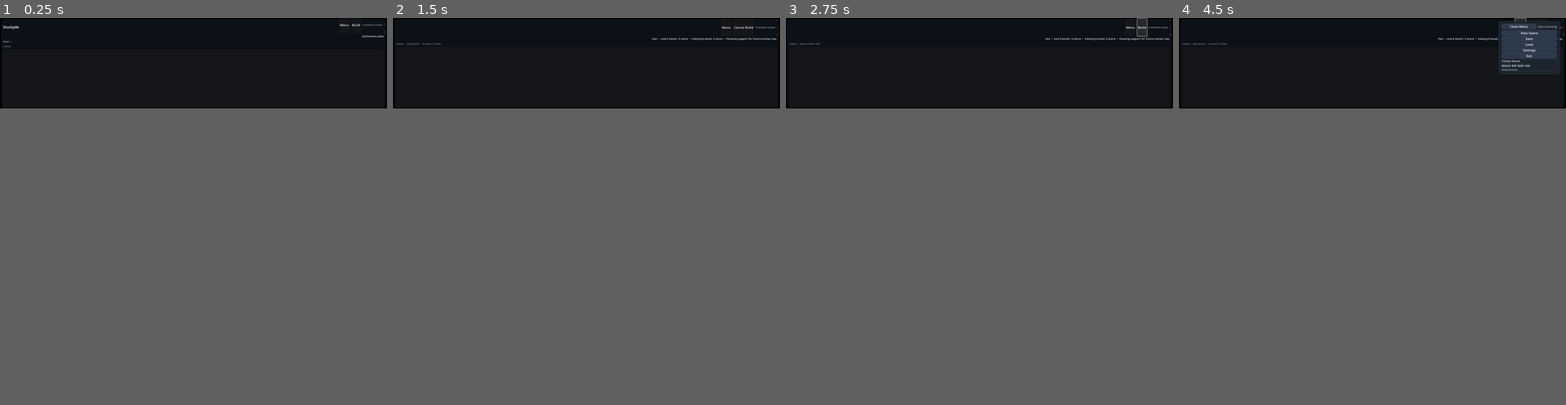
Above: before the commit, frames 1-4 (left to right).
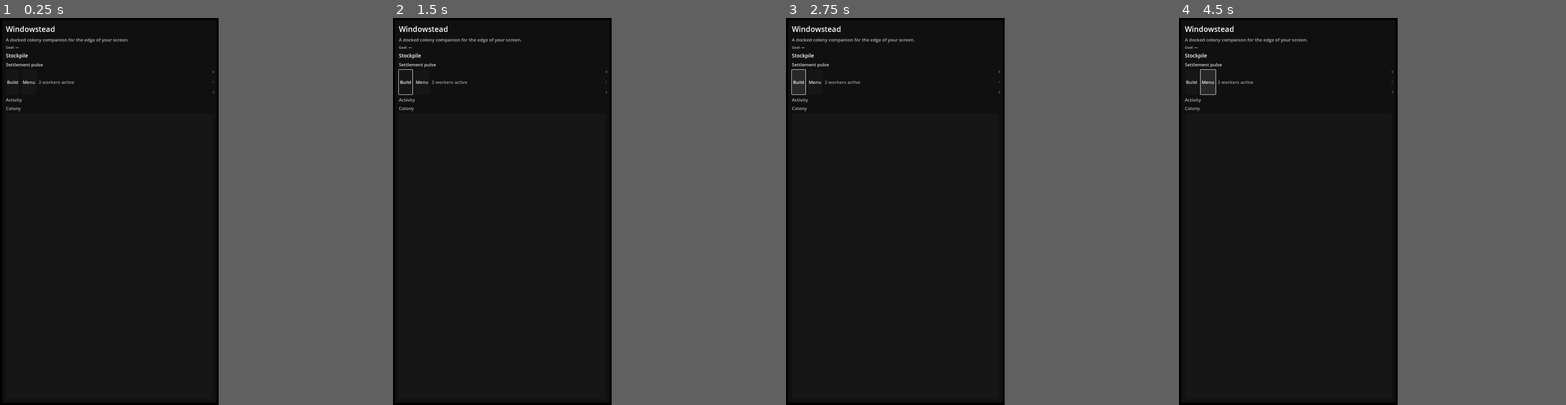
Above: after the commit, the same moments.

Repository: misospace/windowstead
Game: Godot game, scene res://scenes/main.tscn
Two runs of this game, one before a commit and one after it. Both use one fixed random seed, a clock stepped at 60 frames per second and the inputs below.
Inputs (mouse positions are in pixels of both pictures, inside the frame that each line leads up to):
- Up to frame 1 (0.25 s): no input
- Up to frame 2 (1.5 s): click "Build" at 0.5 s; click (741, 56) at 1.25 s, where only the run before the commit has a clickable "Hut • 6w / 2s"
- Up to frame 3 (2.75 s): click "Cancel Build" (after the commit: "Build") at 2 s
- Up to frame 4 (4.5 s): click "Build" at 2.75 s; click (1531, 52) at 3.5 s, where only the run before the commit has a clickable "+ Place Hut • 6 wood / 2 stone"; click "Menu" at 4.25 s
In our replay, the window is 800x187 before the commit and 452x800 after it. These sizes can differ from the game's own. Grey fills any space a smaller window leaves; there, only what the larger window draws over its background counts as a difference.

The runs differ from the first frame. In frame 1, 0.9% of the frame differs, in the area x 0-100%, y 0-25%; in frame 2, 1.1%; in frame 3, 1.1%; in frame 4, 2.3%.
Error before the commit: Invalid assignment of property or key 'mouse_filter' with value of type 'int' on a base object of type 'null instance'. (res://scripts/main.gd:682)
Error after the commit: Parse Error: Invalid operands "int" and "Callable" for "<" operator. (res://scripts/main.gd:1052)

Commit message:
fix: rename shadowed 'cap' variable in render_hud_row (issue #139)

Diff:
--- a/scripts/main.gd
+++ b/scripts/main.gd
@@ -1048,13 +1048,13 @@
 	if not state.has("workers"):
 		return true
 	var current: int = state.workers.size()
-	var cap := get_worker_cap()
+	var worker_cap := get_worker_cap()
 	return current < cap
 
 
 func recruit_worker() -> void:
 	"""Add a new worker to the colony. No cost — just a decision point."""
-	var cap := get_worker_cap()
+	var worker_cap := get_worker_cap()
 	var current: int = state.workers.size()
 	if current >= cap:
 		push_event("Not enough housing for another worker. Build more huts.")
@@ -1088,7 +1088,7 @@
 		recruit_worker()
 	else:
 		var current: int = state.workers.size()
-		var cap := get_worker_cap()
+		var worker_cap := get_worker_cap()
 		push_event("Colony at capacity (%d/%d). Build more huts to recruit." % [current, cap])
 
 
@@ -1180,7 +1180,7 @@
 		return
 
 	var current: int = state.workers.size() if state.has("workers") else 0
-	var cap := get_worker_cap()
+	var worker_cap := get_worker_cap()
 	var extra := get_extra_workers_count()
 
 	# Cap info: show current / cap
@@ -1762,8 +1762,8 @@
 		return
 
 	var current_workers := active_worker_count()
-	var cap := get_worker_cap()
-	hud_worker_cap.text = "%d / %d" % [current_workers, cap]
+	var worker_cap := get_worker_cap()
+	hud_worker_cap.text = "%d / %d" % [current_workers, worker_cap]
 	hud_worker_cap.visible = true
 
 	# Food/upkeep warning — only show when relevant (low or starving)
